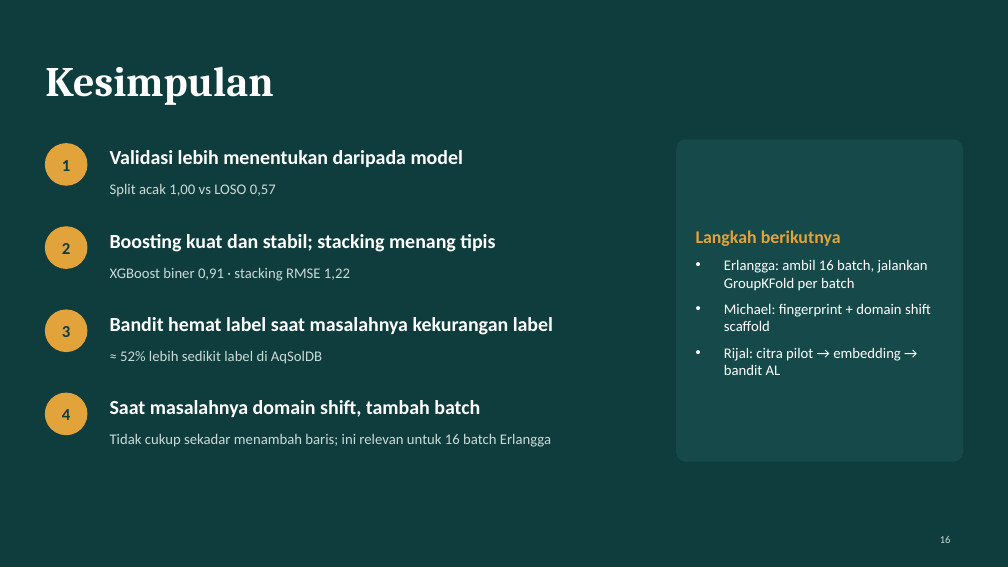
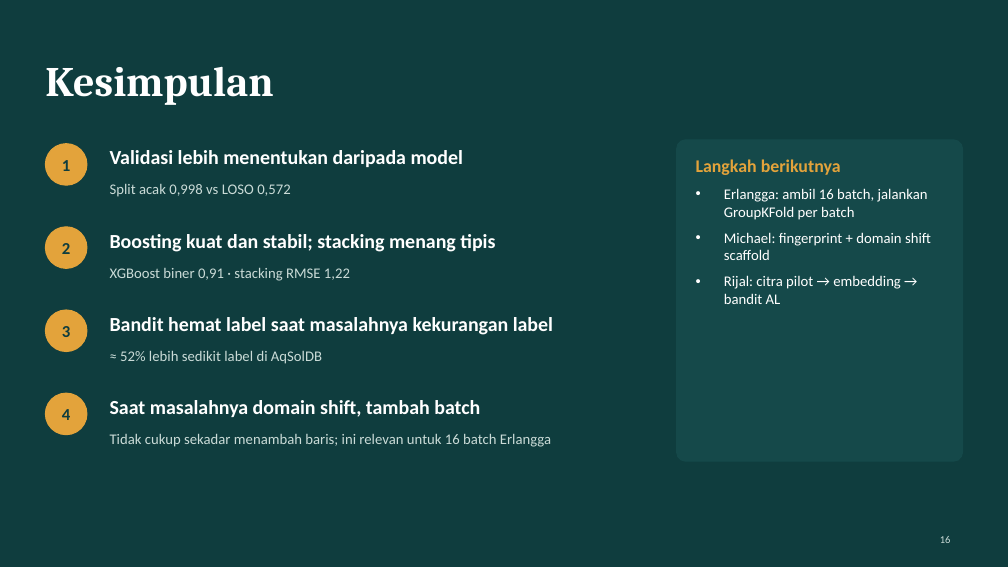
Before and after one commit to MuhammadErlanggaKurniawan/ets-ml2-kelompok, a slide deck: slide 16 of deck/ETS_ML2_Belajar_dengan_Label_Mahal.pptx. Drawn at 1008x567 pixels with LibreOffice and Linux fonts; fonts in the diff are those of the drawing. Boxes give left, top, right and bottom in pixels: in the first picture for what was removed or moved away, otherwise in the second. Text is boxed around its words. In the diff, an @@ line names an element or a change of style, - is before the commit and + after.

Commit message:
fix(deck): image charts for Google Slides and text fixes from visual QA

```diff
--- a/deck/ETS_ML2_Belajar_dengan_Label_Mahal.pptx
+++ b/deck/ETS_ML2_Belajar_dengan_Label_Mahal.pptx
@@ text "Langkah berikutnya" at <box>724,188,931,304</box>: vertical alignment middle to top @@
@@ text at <box>110,184,290,197</box>: text changed @@
-Split acak 1,00 vs LOSO 0,57
+Split acak 0,998 vs LOSO 0,572
```
Also in this commit, not shown: 11 other slides changed, 11 other files.
